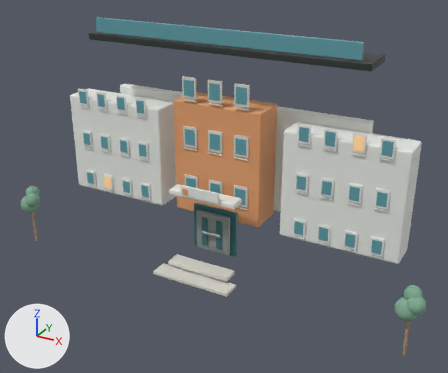
What one commit did to the glTF model HSClient/public/models/career-world/visma.glb.
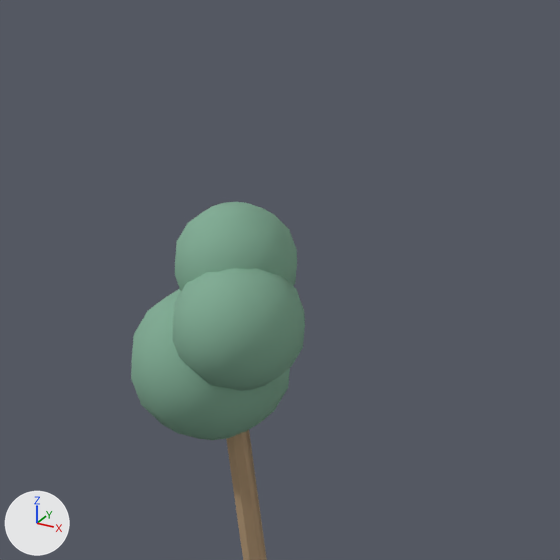
The first picture shows the older version from a camera (50 mm lens) standing at (2.39, -4.38, 2.91) and looking at (0.17, -0.33, 0.89). The close-ups show the older and then the newer version on the part from 1% to 15% of the width and 44% to 61% of the height of that picture. Only the edits that show in the close-ups are written down. The lights are fixed; the arrows at lower left show +X, +Y and +Z. Where no turn or scale is listed for an object, it has been applied to the vertices. Vertices at exactly the same position are counted once.

The first close-up shows 'LM_Visma_FrontTree_Left_Crown_A', 'LM_Visma_FrontTree_Left_Crown_B', 'LM_Visma_FrontTree_Left_Crown_C', 'LM_Visma_FrontTree_Left_Trunk'.
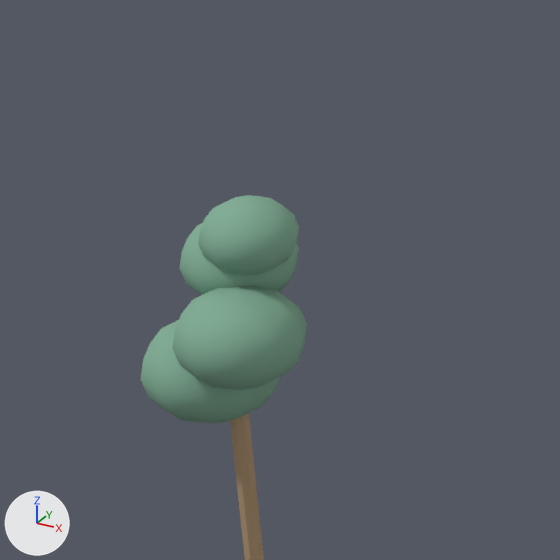
Edits to the bpy script that builds the scene:
```text
Change me_lm_visma_fronttree_left_crown_a_mesh:
    used by ob_lm_visma_fronttree_left_crown_a; location = (-1.805, -0.58, 0.39)
    remove me_lm_visma_fronttree_left_crown_a_mesh.from_pydata(...)  # 86 vertices, 168 faces; spans x -0.085..0.085, y -0.085..0.085, z -0.085..0.085
    add me_lm_visma_fronttree_left_crown_a_mesh.from_pydata(...)  # 72 vertices, 140 faces; spans x -0.071..0.071, y -0.075..0.075, z -0.058..0.058
    me_lm_visma_fronttree_left_crown_a_mesh part 1: 86 vertices removed from x -0.085..0.085, y -0.085..0.085, z -0.085..0.085; 72 vertices added at x -0.071..0.071, y -0.075..0.075, z -0.058..0.058, forming a UV sphere (10 segments, 8 rings, poles along z)
Change me_lm_visma_fronttree_left_crown_b_mesh:
    used by ob_lm_visma_fronttree_left_crown_b; location = (-1.745, -0.59, 0.45)
    remove me_lm_visma_fronttree_left_crown_b_mesh.from_pydata(...)  # 86 vertices, 168 faces; spans x -0.07..0.07, y -0.07..0.07, z -0.07..0.07
    add me_lm_visma_fronttree_left_crown_b_mesh.from_pydata(...)  # 72 vertices, 140 faces; spans x -0.0666..0.0666, y -0.07..0.07, z -0.0546..0.0546
    me_lm_visma_fronttree_left_crown_b_mesh part 2: 84 vertices removed from x -0.07..0.07, y -0.0647..0.0647, z -0.07..0.07; 70 vertices added at x -0.0666..0.0666, y -0.0647..0.0647, z -0.0546..0.0546
Change me_lm_visma_fronttree_left_crown_c_mesh:
    used by ob_lm_visma_fronttree_left_crown_c; location = (-1.78, -0.55, 0.5)
    remove me_lm_visma_fronttree_left_crown_c_mesh.from_pydata(...)  # 86 vertices, 168 faces; spans x -0.065..0.065, y -0.065..0.065, z -0.065..0.065
    add me_lm_visma_fronttree_left_crown_c_mesh.from_pydata(...)  # 72 vertices, 140 faces; spans x -0.0594..0.0594, y -0.0625..0.0625, z -0.0487..0.0487
    me_lm_visma_fronttree_left_crown_c_mesh part 3: 86 vertices removed from x -0.065..0.065, y -0.065..0.065, z -0.065..0.065; 72 vertices added at x -0.0594..0.0594, y -0.0625..0.0625, z -0.0487..0.0487, forming a UV sphere (10 segments, 8 rings, poles along z)
Add me_lm_visma_fronttree_left_crown_d_mesh:
    me_lm_visma_fronttree_left_crown_d_mesh.from_pydata(...)  # a UV sphere (10 segments, 8 rings, poles along z) spanning x -0.0499..0.0499, y -0.0525..0.0525, z -0.0409..0.0409
    me_lm_visma_fronttree_left_crown_d_mesh.materials.append(mat_mat_grass)  # greyish green #81ad95
Change ob_lm_visma_fronttree_left_crown_a:
    ob_lm_visma_fronttree_left_crown_a.location: (-1.805, -0.58, 0.39) -> (-1.81, -0.575, 0.38)
Change ob_lm_visma_fronttree_left_crown_b:
    ob_lm_visma_fronttree_left_crown_b.location: (-1.745, -0.59, 0.45) -> (-1.74, -0.595, 0.44)
Change ob_lm_visma_fronttree_left_crown_c:
    ob_lm_visma_fronttree_left_crown_c.location: (-1.78, -0.55, 0.5) -> (-1.785, -0.54, 0.5)
Change ob_lm_visma_fronttree_left_trunk:
    ob_lm_visma_fronttree_left_trunk.rotation_euler: (0.0, 0.0, 0.0) -> (0.0, 0.04, 0.0)  # degrees (0, 0, 0) -> degrees (0, 2.3, 0)
Add ob_lm_visma_fronttree_left_crown_d:
    ob_lm_visma_fronttree_left_crown_d = bpy.data.objects.new('LM_Visma_FrontTree_Left_Crown_D', me_lm_visma_fronttree_left_crown_d_mesh)
    ob_lm_visma_fronttree_left_crown_d.location = (-1.75, -0.555, 0.54)
```

Where the change shows, as pixel boxes (x1, y1, x2, y2) in the close-ups (560 x 560 px):
'LM_Visma_FrontTree_Left_Crown_B', reshaped, moved (15% shorter): before (173, 268, 305, 391); after (172, 285, 307, 390)
'LM_Visma_FrontTree_Left_Crown_A', reshaped, moved (12% narrower, 31% shorter): before (131, 289, 290, 440); after (140, 320, 279, 424)
'LM_Visma_FrontTree_Left_Crown_C', reshaped, moved (19% shorter): before (175, 202, 297, 291); after (179, 223, 299, 295)
'LM_Visma_FrontTree_Left_Crown_D', added: after (198, 195, 299, 275)
'LM_Visma_FrontTree_Left_Trunk', turned: before (226, 430, 267, 560); after (230, 413, 264, 560)
